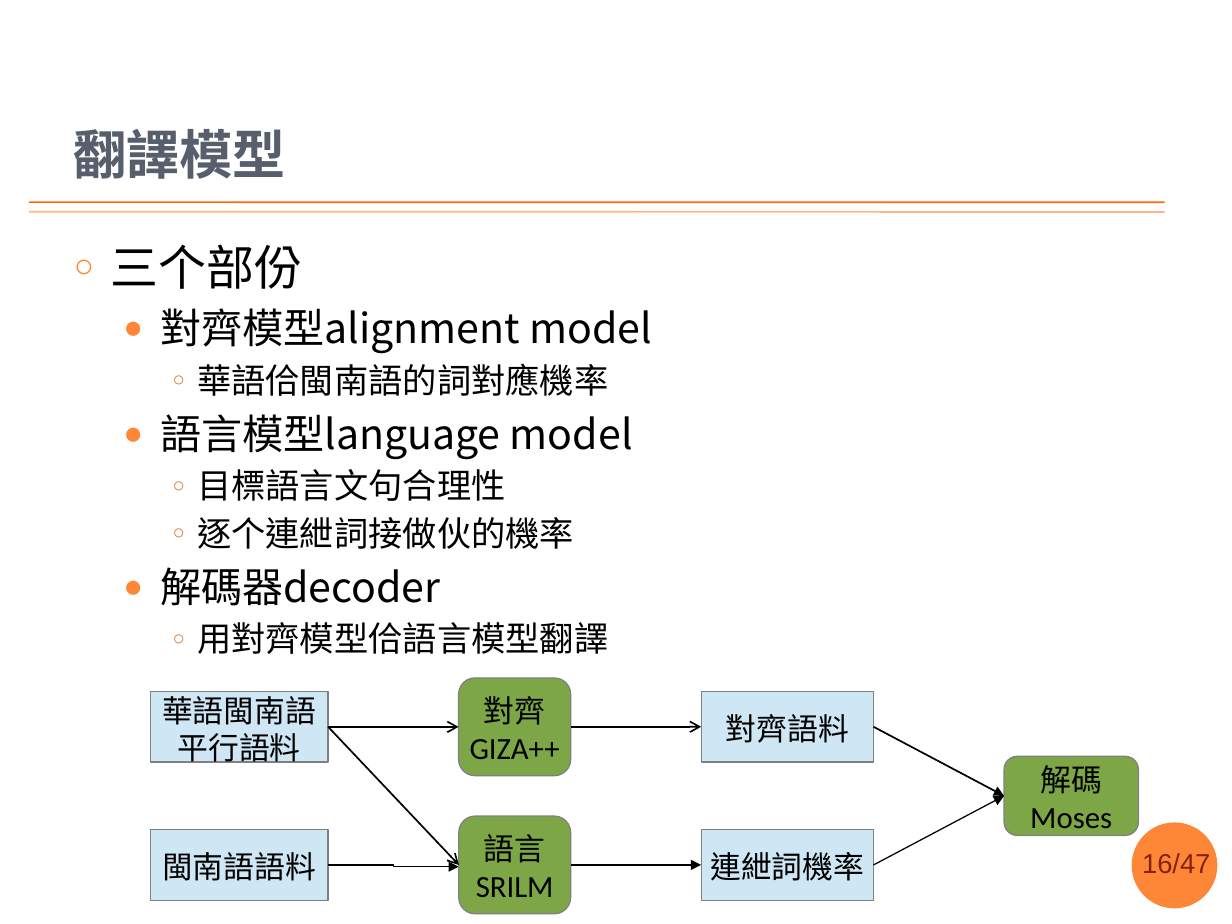
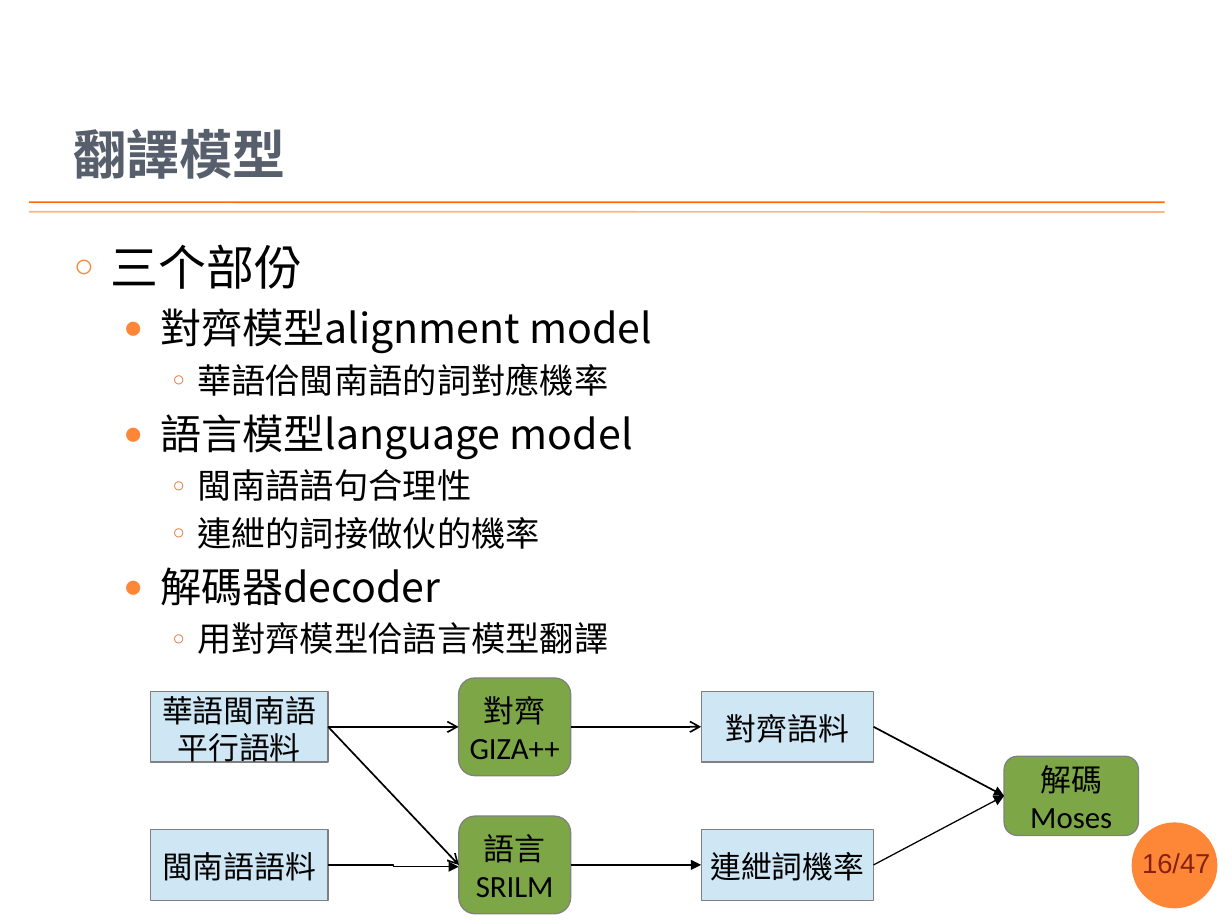
Before and after one commit to sih4sing5hong5/po3-ko3_tau5-iann2-phinn3, a slide deck: slide 16 of 翻譯報告.pptx. Drawn at 1232x924 pixels with LibreOffice and Linux fonts; fonts in the diff are those of the drawing; background and template pictures are left out. Boxes give left, top, right and bottom in pixels: in the first picture for what was removed or moved away, otherwise in the second. Text is boxed around its words. In the diff, an @@ line names an element or a change of style, - is before the commit and + after.

```diff
--- a/翻譯報告.pptx
+++ b/翻譯報告.pptx
@@ text at box(197, 469, 540, 549): text changed @@
-    ○ 目標語言文句合理性
-    ○ 逐个連紲詞接做伙的機率
+    ○ 閩南語語句合理性
+    ○ 連紲的詞接做伙的機率
```
Also in this commit, not shown: 15 other slides changed, 2 slides added, 2 slides removed.
